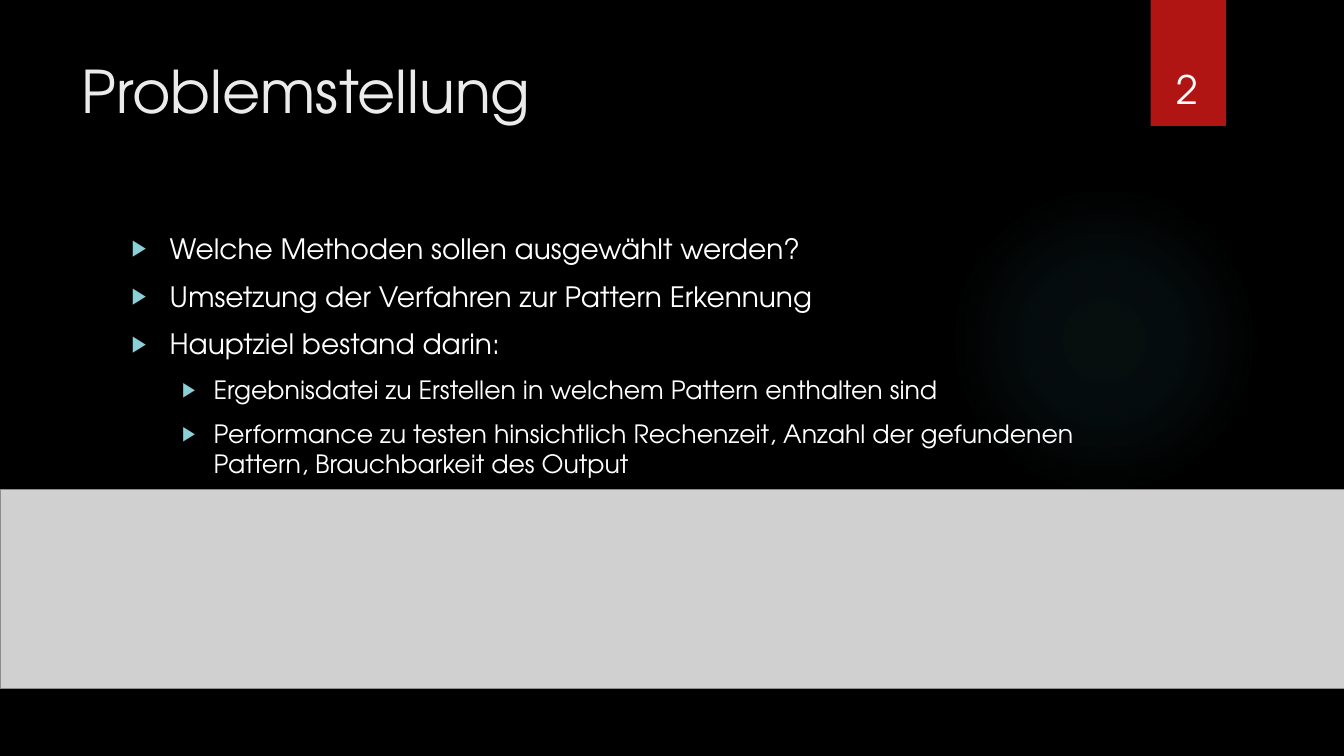
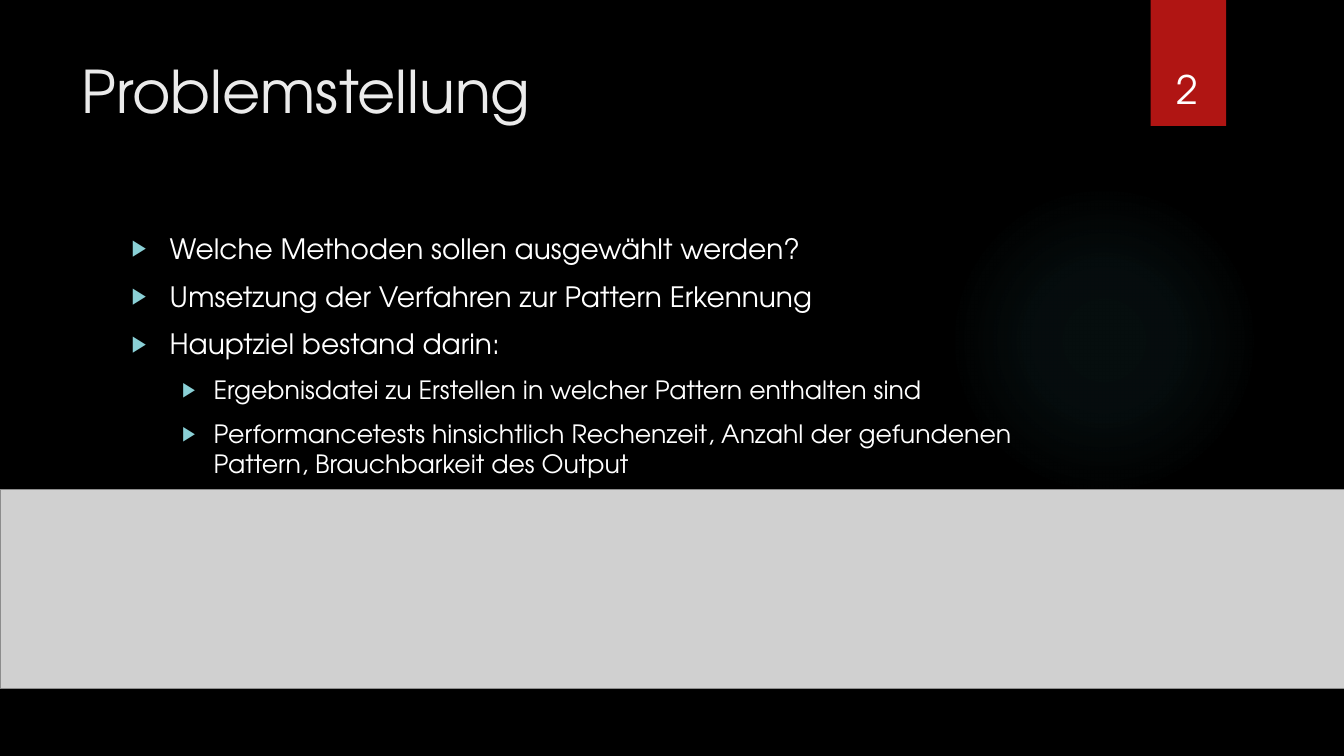
Before and after one commit to Hozeeben/Masterarbeit, a slide deck: slide 2 of Unterlagen/Masterseminar.pptx. Drawn at 1344x756 pixels with LibreOffice and Linux fonts; fonts in the diff are those of the drawing; grey boxes stand for pictures; background and template pictures are left out. Boxes give left, top, right and bottom in pixels: in the first picture for what was removed or moved away, otherwise in the second. Text is boxed around its words. In the diff, an @@ line names an element or a change of style, - is before the commit and + after.

```diff
--- a/Unterlagen/Masterseminar.pptx
+++ b/Unterlagen/Masterseminar.pptx
@@ text at [214, 380, 1012, 478]: text changed @@
-  ▶ Ergebnisdatei zu Erstellen in welchem Pattern enthalten sind
-  ▶ Performance zu testen hinsichtlich Rechenzeit, Anzahl der gefundenen Pattern, Brauchbarkeit des Output
+  ▶ Ergebnisdatei zu Erstellen in welcher Pattern enthalten sind
+  ▶ Performancetests hinsichtlich Rechenzeit, Anzahl der gefundenen Pattern, Brauchbarkeit des Output
```
Also in this commit, not shown: 9 other slides changed.
